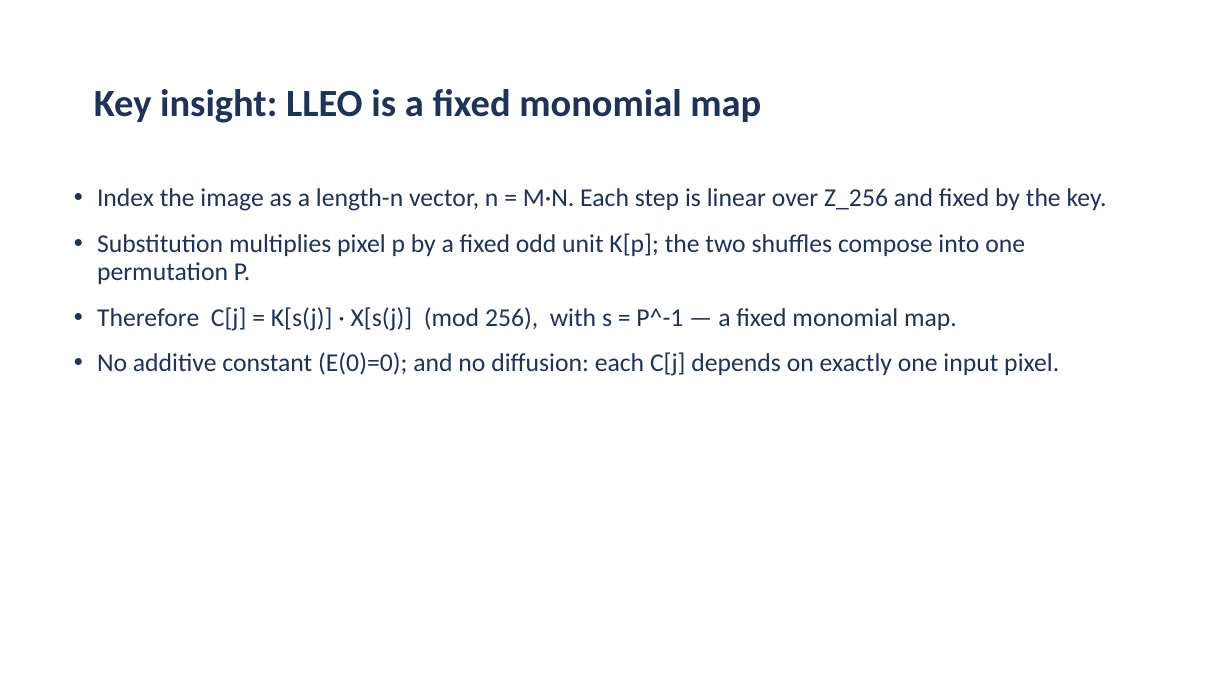
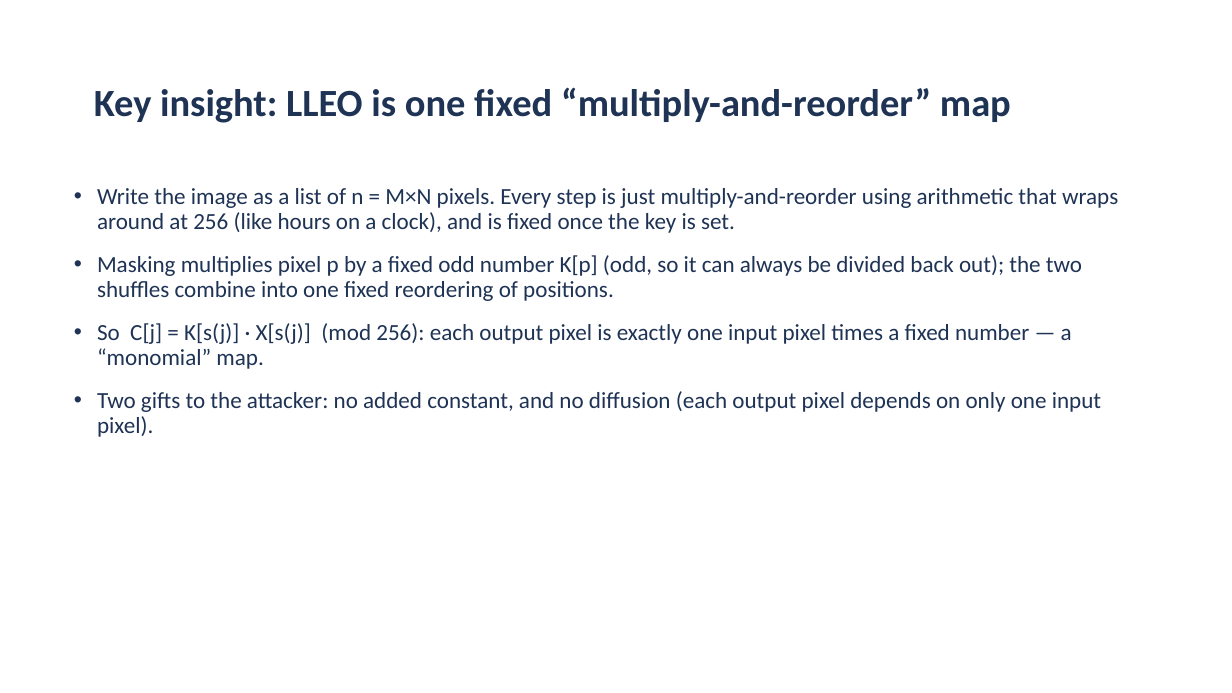
Before and after one commit to aiparallel0/chaoscrypt, a slide deck: slide 4 of papers/paper1-chaos-cpa/presentation.pptx. Drawn at 1232x693 pixels with LibreOffice and Linux fonts; fonts in the diff are those of the drawing; background and template pictures are left out. Boxes give left, top, right and bottom in pixels: in the first picture for what was removed or moved away, otherwise in the second. Text is boxed around its words. In the diff, an @@ line names an element or a change of style, - is before the commit and + after.

```diff
--- a/papers/paper1-chaos-cpa/presentation.pptx
+++ b/papers/paper1-chaos-cpa/presentation.pptx
@@ title at (94, 87, 1011, 123): text changed @@
-Key insight: LLEO is a fixed monomial map
+Key insight: LLEO is one fixed “multiply-and-reorder” map
@@ text at (97, 188, 1118, 437): text changed; size 20 to 18 pt @@
-• Index the image as a length-n vector, n = M·N. Each step is linear over Z_256 and fixed by the key.
-• Substitution multiplies pixel p by a fixed odd unit K[p]; the two shuffles compose into one permutation P.
-• Therefore C[j] = K[s(j)] · X[s(j)] (mod 256), with s = P^-1 — a fixed monomial map.
-• No additive constant (E(0)=0); and no diffusion: each C[j] depends on exactly one input pixel.
+• Write the image as a list of n = M×N pixels. Every step is just multiply-and-reorder using arithmetic that wraps around at 256 (like hours on a clock), and is fixed once the key is set.
+• Masking multiplies pixel p by a fixed odd number K[p] (odd, so it can always be divided back out); the two shuffles combine into one fixed reordering of positions.
+• So C[j] = K[s(j)] · X[s(j)] (mod 256): each output pixel is exactly one input pixel times a fixed number — a “monomial” map.
+• Two gifts to the attacker: no added constant, and no diffusion (each output pixel depends on only one input pixel).
```
Also in this commit, not shown: 12 other slides changed, 2 other files.
